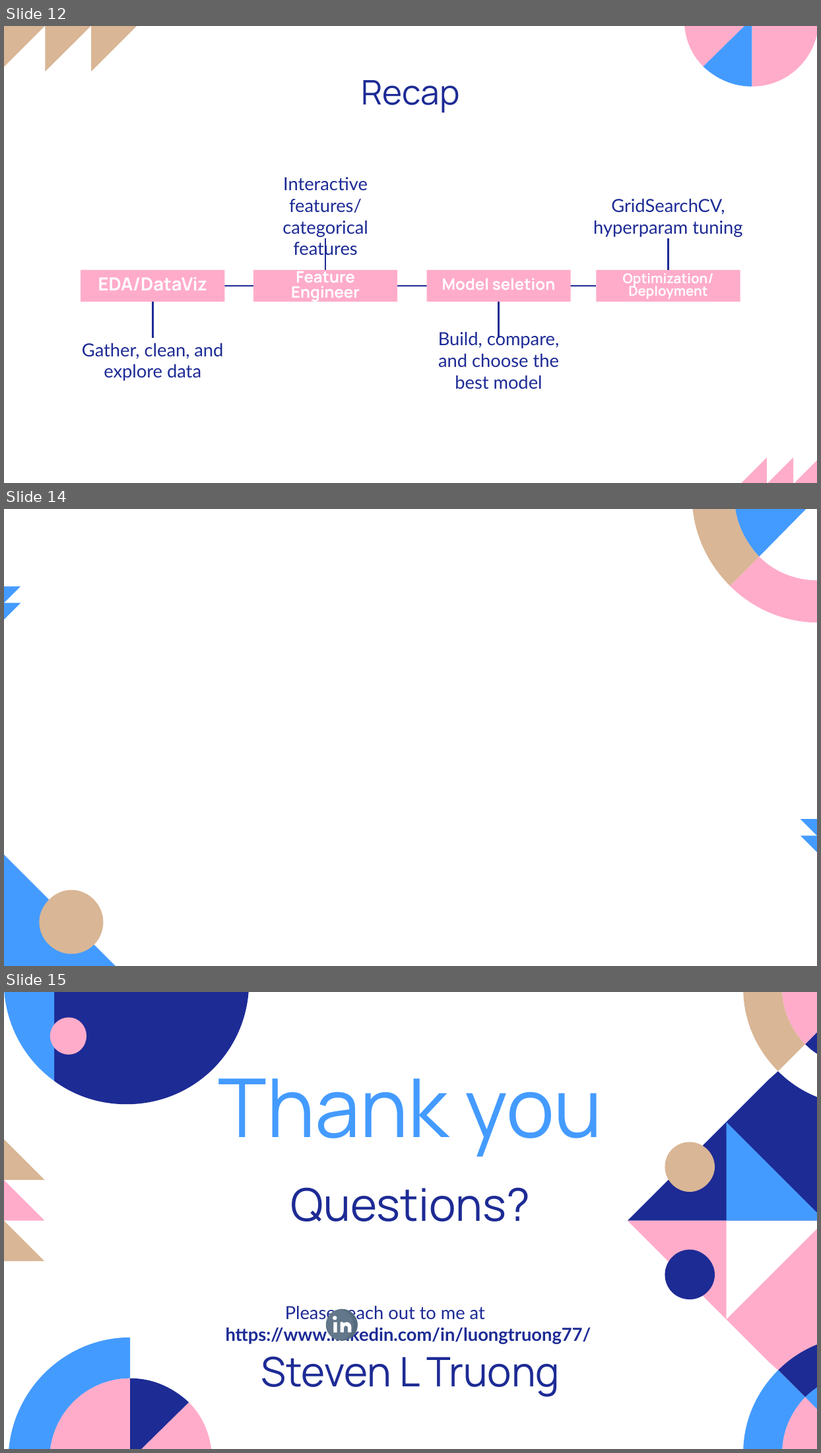
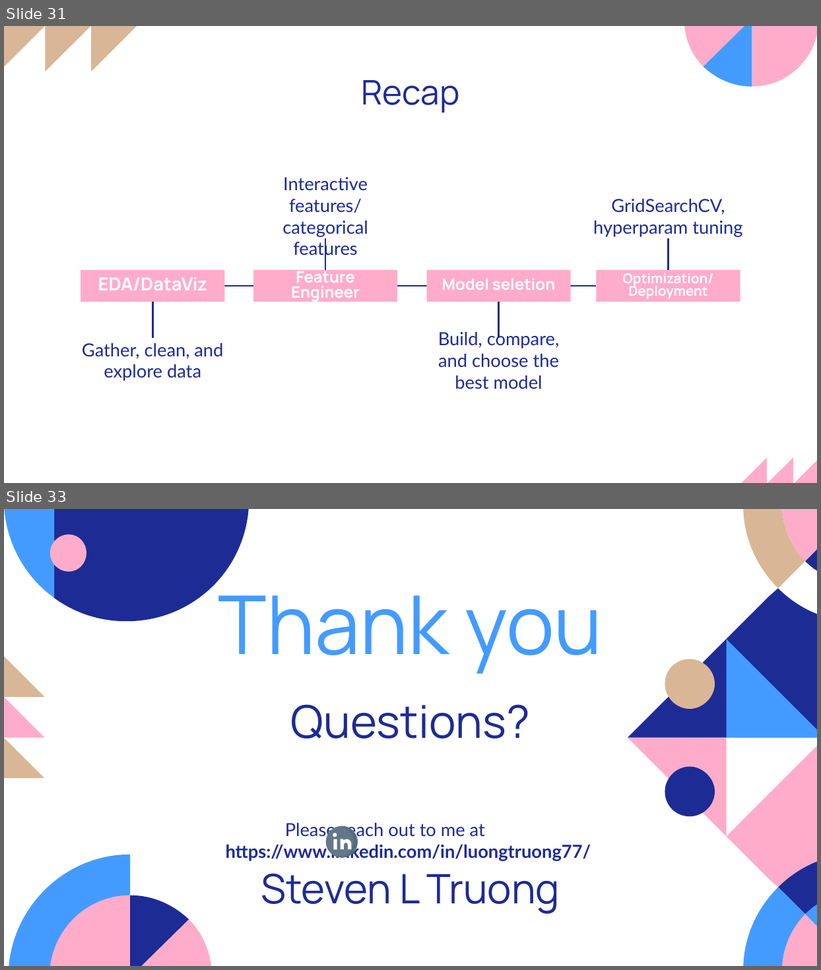
Before and after one commit to luongtruong77/classification-loan-default-risk-detection, a slide deck: Presentation.pptx. Shown one above the other, each under a label of ours: slides 12, 14 and 15 before the commit, slides 31 and 33 after it; the slides between them are not shown. The pictures are 821x1453 and 821x970 pixels, drawn with LibreOffice and Linux fonts; fonts in the diff are those of the drawing. Boxes give left, top, right and bottom in pixels: in the first picture for what was removed or moved away, otherwise in the second. Text is boxed around its words. In the diff, an @@ line names an element or a change of style, - is before the commit and + after.

```diff
--- a/Presentation.pptx
+++ b/Presentation.pptx
@@ slide 14 removed at [4,509,817,966], background #FFFFFF @@
@@ freeform shape removed at [692,509,760,586] @@
@@ freeform shape removed at [734,509,817,557] @@
@@ freeform shape removed at [730,557,817,623] @@
@@ freeform shape removed at [4,586,20,603] @@
@@ freeform shape removed at [4,603,20,620] @@
@@ freeform shape removed at [801,820,817,836] @@
@@ freeform shape removed at [801,836,817,852] @@
@@ freeform shape removed at [4,853,129,966] @@
@@ freeform shape removed at [39,890,103,955] @@
@@ what was slide 12 is now slide 31 @@
@@ what was slide 15 is now slide 33 @@
```
Also in this commit, not shown: 2 slides changed, 20 slides added, 1 other slide removed, 3 other files.
